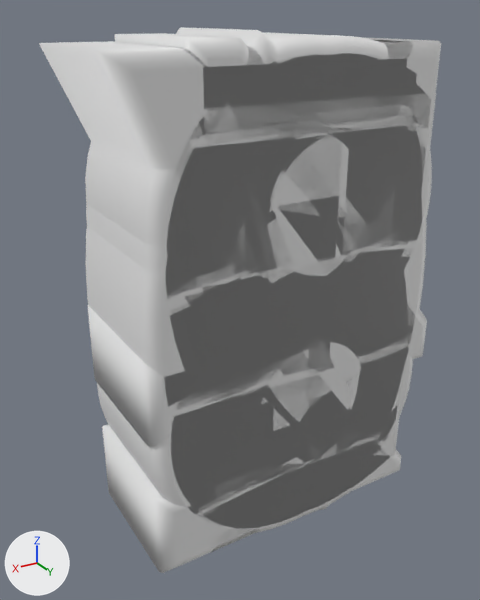
What one commit did to the COLLADA model 3d-models/Numbers.dae.
The view is the same before and after, from a 50 mm camera at (0.767, 0.804, 0.735) aimed at (0.28, -0.008, 0.329). The lights are fixed; the arrows at lower left show +X, +Y and +Z. Where no turn or scale is listed for an object, it has been applied to the vertices. Vertices at the same position are counted once.

The first picture shows 'Number0', 'Number1', 'Number2', 'Number3', 'Number4', 'Number5', 'Number6', 'Number7', 'Number8', 'Number9'.
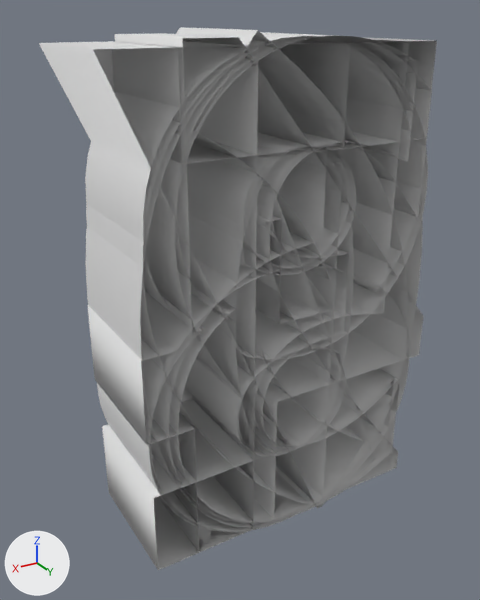
Location of each change, (x1, y1, x2, y2) in pixels of the pictures (480 x 600 px):
'Number8', reshaped: before (85, 34, 422, 529); after (85, 34, 423, 532)
'Number0', reshaped: before (85, 34, 427, 523); after (85, 34, 423, 527)
'Number4', reshaped: before (87, 33, 427, 553); after (87, 33, 424, 552)
'Number2', reshaped: before (102, 33, 436, 573); after (102, 33, 432, 570)
'Number7', reshaped: before (39, 37, 441, 510); after (39, 37, 437, 508)
'Number5', reshaped: before (113, 40, 413, 520); after (111, 40, 409, 523)
'Number6', reshaped: before (171, 27, 408, 533); after (142, 27, 408, 532)
'Number9', reshaped: before (86, 34, 432, 508); after (86, 34, 428, 507)
'Number3', reshaped: before (198, 32, 417, 518); after (160, 32, 418, 522)
'Number1', reshaped: before (272, 62, 347, 513); after (192, 41, 350, 528)
part 1 of me_xsd_009, deleted: before (143, 36, 432, 508)
part 2 of me_xsd_008, deleted: before (143, 36, 422, 529)
part 3 of me_xsd_007, deleted: before (93, 41, 441, 510)
part 4 of me_xsd_006, deleted: before (171, 30, 408, 533)
part 5 of me_xsd_005, deleted: before (179, 41, 413, 520)
part 6 of me_xsd_004, deleted: before (141, 37, 427, 553)
part 7 of me_xsd_003, deleted: before (198, 36, 417, 518)
part 8 of me_xsd_002, deleted: before (154, 36, 436, 573)
part 9 of me_xsd_001, deleted: before (272, 62, 347, 513)
part 10 of me_xsd, deleted: before (140, 36, 427, 523)

The change, as a list of edits to the scene's bpy script:
```text
Change me_xsd_009:
    remove me_xsd_009.from_pydata(...)  # 1596 vertices, 3192 faces; spans x 0.016..0.481, y -0.12..0.12, z -0.036..0.711
    add me_xsd_009.from_pydata(...)  # 931 vertices, 1729 faces; spans x 0.016..0.481, y -0.12..0.1, z -0.036..0.711
    me_xsd_009 part 1: 665 vertices removed from x 0.017..0.48, y 0.106..0.12, z -0.034..0.71
Change me_xsd_008:
    remove me_xsd_008.from_pydata(...)  # 2304 vertices, 4612 faces; spans x 0.012..0.488, y -0.12..0.12, z -0.029..0.711
    add me_xsd_008.from_pydata(...)  # 1344 vertices, 2498 faces; spans x 0.012..0.488, y -0.12..0.1, z -0.029..0.711
    me_xsd_008 part 2: 960 vertices removed from x 0.013..0.487, y 0.106..0.12, z -0.028..0.71
Change me_xsd_007:
    remove me_xsd_007.from_pydata(...)  # 72 vertices, 140 faces; spans x 0.029..0.521, y -0.12..0.12, z -0.035..0.702
    add me_xsd_007.from_pydata(...)  # 42 vertices, 76 faces; spans x 0.029..0.521, y -0.12..0.1, z -0.035..0.702
    me_xsd_007 part 3
    30 vertices are removed from x 0.03..0.519, y 0.106..0.12, z -0.034..0.701
    64 faces are deleted
Change me_xsd_006:
    remove me_xsd_006.from_pydata(...)  # 1452 vertices, 2904 faces; spans x 0.024..0.485, y -0.12..0.12, z -0.029..0.718
    add me_xsd_006.from_pydata(...)  # 847 vertices, 1573 faces; spans x 0.024..0.485, y -0.12..0.1, z -0.029..0.718
    me_xsd_006 part 4: 605 vertices removed from x 0.025..0.484, y 0.106..0.12, z -0.028..0.717
Change me_xsd_005:
    remove me_xsd_005.from_pydata(...)  # 936 vertices, 1868 faces; spans x 0.03..0.458, y -0.12..0.12, z -0.029..0.702
    add me_xsd_005.from_pydata(...)  # 546 vertices, 1012 faces; spans x 0.03..0.458, y -0.12..0.1, z -0.029..0.702
    me_xsd_005 part 5: 390 vertices removed from x 0.031..0.457, y 0.106..0.12, z -0.028..0.701
Change me_xsd_004:
    remove me_xsd_004.from_pydata(...)  # 180 vertices, 360 faces; spans x -0.009..0.491, y -0.12..0.12, z -0.02..0.711
    add me_xsd_004.from_pydata(...)  # 105 vertices, 195 faces; spans x -0.009..0.491, y -0.12..0.1, z -0.02..0.711
    me_xsd_004 part 6
    75 vertices are removed from x -0.008..0.49, y 0.106..0.12, z -0.019..0.71
    165 faces are deleted
Change me_xsd_003:
    remove me_xsd_003.from_pydata(...)  # 1764 vertices, 3524 faces; spans x 0.044..0.444, y -0.12..0.12, z -0.029..0.711
    add me_xsd_003.from_pydata(...)  # 1029 vertices, 1909 faces; spans x 0.044..0.444, y -0.12..0.1, z -0.029..0.711
    me_xsd_003 part 7: 735 vertices removed from x 0.045..0.443, y 0.106..0.12, z -0.028..0.71
Change me_xsd_002:
    remove me_xsd_002.from_pydata(...)  # 1068 vertices, 2132 faces; spans x 0.014..0.486, y -0.12..0.12, z -0.02..0.711
    add me_xsd_002.from_pydata(...)  # 623 vertices, 1155 faces; spans x 0.014..0.486, y -0.12..0.1, z -0.02..0.711
    me_xsd_002 part 8: 445 vertices removed from x 0.015..0.485, y 0.106..0.12, z -0.019..0.71
Change me_xsd_001:
    remove me_xsd_001.from_pydata(...)  # 48 vertices, 92 faces; spans x 0.182..0.32, y -0.12..0.12, z -0.02..0.702
    add me_xsd_001.from_pydata(...)  # 28 vertices, 50 faces; spans x 0.182..0.32, y -0.12..0.1, z -0.02..0.702
    me_xsd_001 part 9
    20 vertices are removed from x 0.183..0.319, y 0.106..0.12, z -0.019..0.701
    42 faces are deleted
Change me_xsd:
    remove me_xsd.from_pydata(...)  # 1152 vertices, 2304 faces; spans x 0.01..0.49, y -0.12..0.12, z -0.029..0.711
    add me_xsd.from_pydata(...)  # 672 vertices, 1248 faces; spans x 0.01..0.49, y -0.12..0.1, z -0.029..0.711
    me_xsd part 10: 480 vertices removed from x 0.011..0.489, y 0.106..0.12, z -0.028..0.71
```
